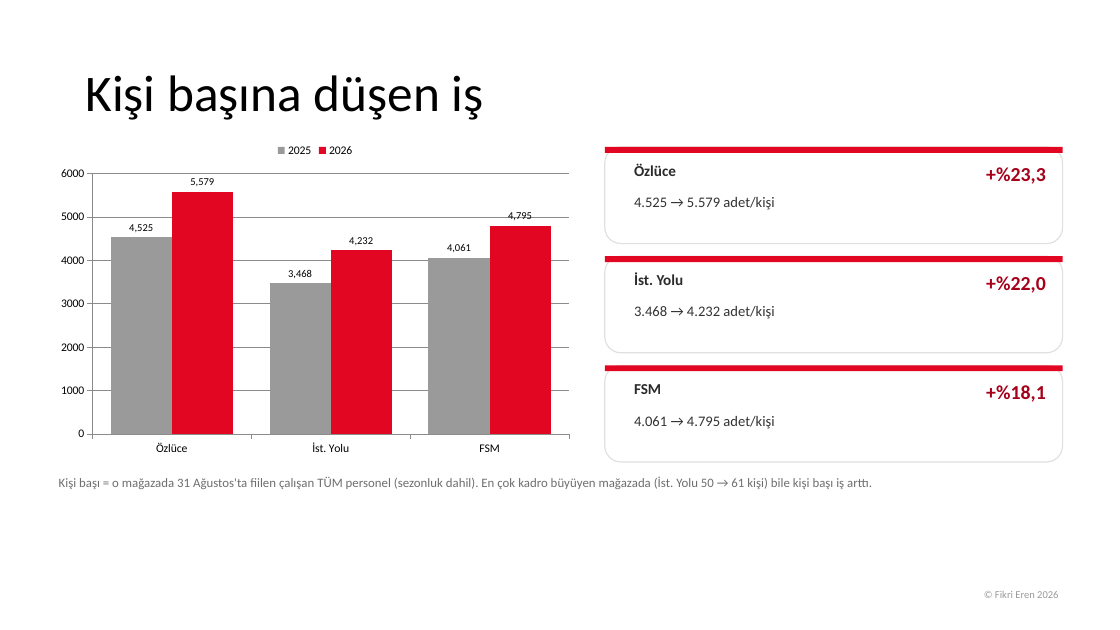
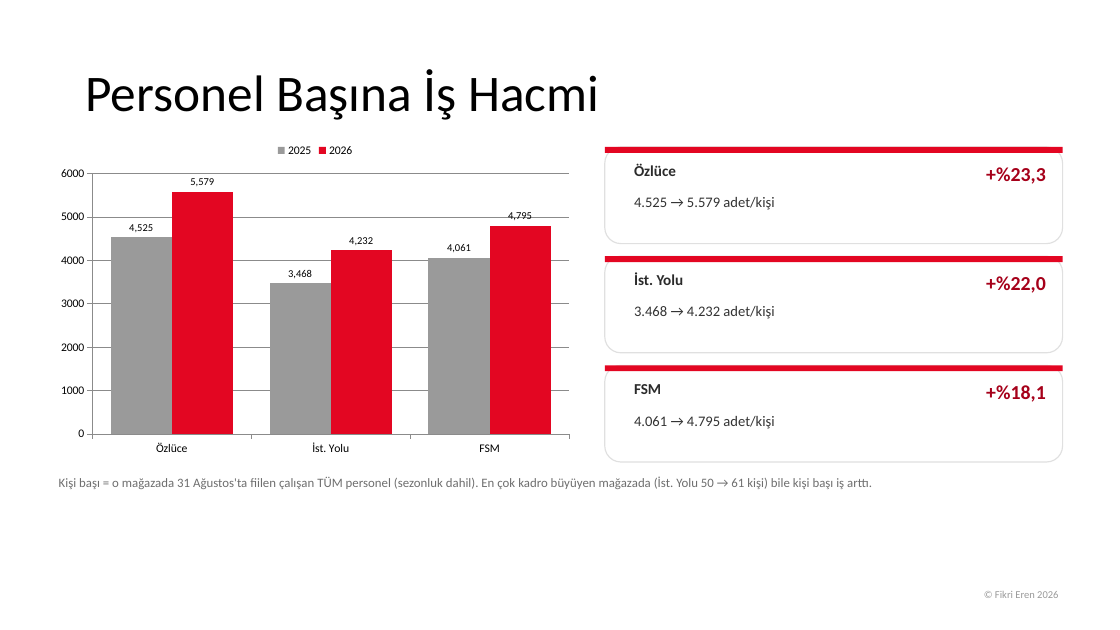
Before and after one commit to fikrierenn/pusula, a slide deck: slide 7 of briefings/sezon-kadro-20260902/sunum-kadro-sezon2026.pptx (slide 9 before the commit). Drawn at 1120x630 pixels with LibreOffice and Linux fonts; fonts in the diff are those of the drawing; background and template pictures are left out. Boxes give left, top, right and bottom in pixels: in the first picture for what was removed or moved away, otherwise in the second. Text is boxed around its words. In the diff, an @@ line names an element or a change of style, - is before the commit and + after.

```diff
--- a/briefings/sezon-kadro-20260902/sunum-kadro-sezon2026.pptx
+++ b/briefings/sezon-kadro-20260902/sunum-kadro-sezon2026.pptx
@@ title at (x1=85, y1=69, x2=599, y2=120): text changed @@
-Kişi başına düşen iş
+Personel Başına İş Hacmi
```
Also in this commit, not shown: 14 other slides changed, 3 slides removed, 1 other file.
